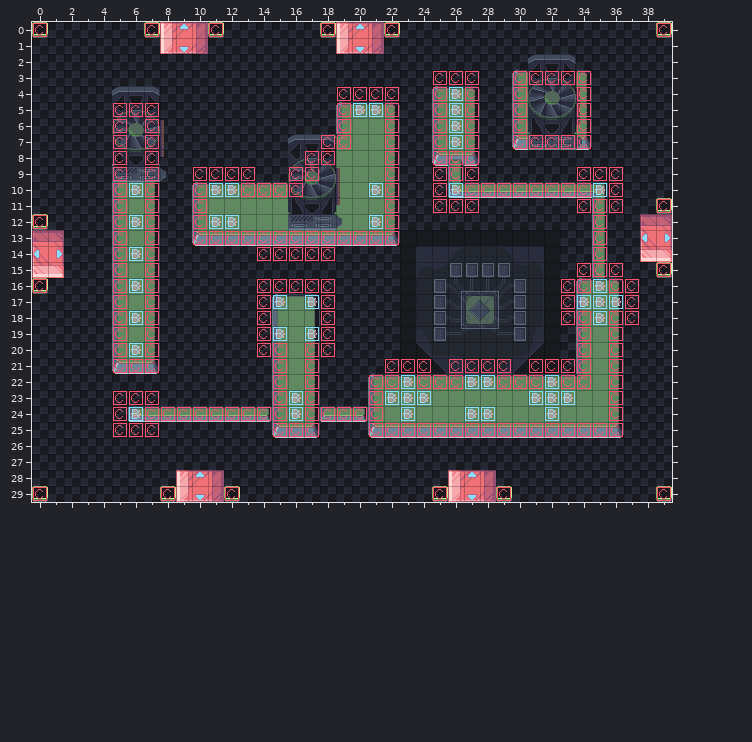
Tiled map -- public/maps/level2.tmx. That is the earlier state.
Cells are 16x16 px. Shown: x 0..39, y 0..29.
Now the later version:
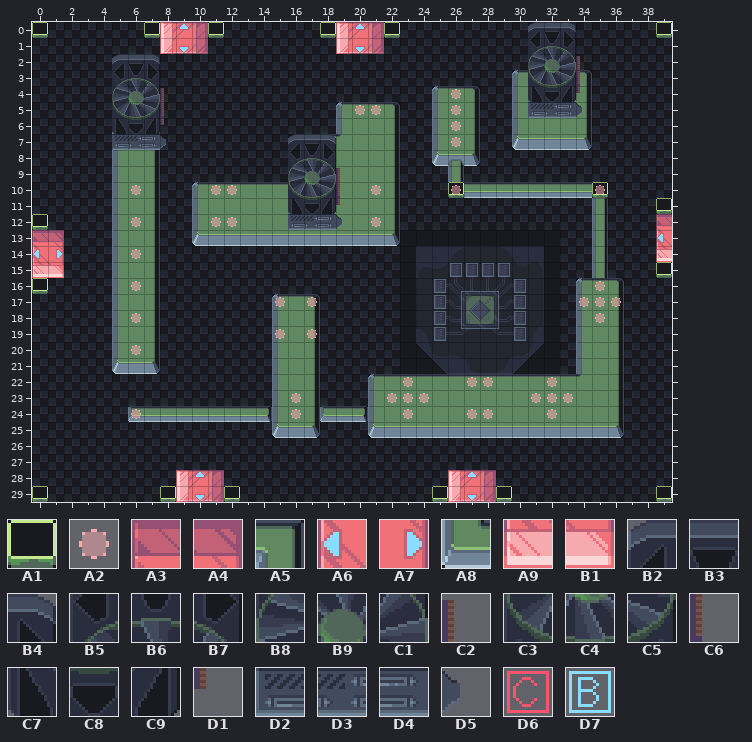
Key: from "level2_tiles": A1 5, A2 6, A3 14, A4 15, A5 26, A6 30, A7 31, A8 41, A9 46, B1 47, B2 59, B3 60, B4 61, B5 75, B6 76, B7 77, B8 91, B9 92, C1 93, C2 94, C3 107, C4 108, C5 109, C6 110, C7 123, C8 124, C9 125, D1 126, D2 139, D3 140, D4 141, D5 142, D6 144, D7 145.
__ is an empty cell.
Tiles replaced or removed in this view: A2, A3, A4, A5, A6, A7, A8, A9, B1, B2, B3, B4, B5, B6, B7, B8, B9, C1, C2, C3, C4, C5, C6, C7, C8, C9, D1, D2, D3, D4, D5, D6, D7.
Diff:
Changed rows in their new state; .. is an unchanged cell.
Layer "base":
first column x 26:
10 A1 .. .. .. .. .. .. .. .. A1
Layer "above1":
first column x 26:
10 A2 .. .. .. .. .. .. .. .. A2
first column x 6:
24 A2
Layer "above2":
first column x 5:
 0 .. .. .. .. .. .. .. .. .. .. .. .. .. .. .. .. .. .. .. .. .. .. .. .. .. .. B2 B3 B4 .. .. .. .. .. ..
 1 .. .. .. .. .. .. .. .. .. .. .. .. .. .. .. .. .. .. .. .. .. .. .. .. .. .. B5 B6 B7 .. .. .. .. .. ..
 2 B2 B3 B4 .. .. .. .. .. .. .. .. .. .. .. .. .. .. .. .. .. .. .. .. .. .. .. B8 B9 C1 C2 .. .. .. .. ..
 3 B5 B6 B7 .. .. .. .. .. .. .. .. .. .. .. .. .. .. .. .. .. .. .. .. .. .. .. C3 C4 C5 C6 .. .. .. .. ..
 4 B8 B9 C1 C2 .. .. .. .. .. .. .. .. .. .. .. .. .. .. .. .. .. .. .. .. .. .. C7 C8 C9 D1 .. .. .. .. ..
 5 C3 C4 C5 C6 .. .. .. .. .. .. .. .. .. .. .. .. .. .. .. .. .. .. .. .. .. .. D2 D3 D4 D5 .. .. .. .. ..
 6 C7 C8 C9 D1 .. .. .. .. .. .. .. .. .. .. .. .. .. .. .. .. .. .. .. .. .. .. __ __ __ __ .. .. .. .. ..
 7 D2 D3 D4 D5 .. .. .. .. .. .. .. .. .. .. .. .. .. .. .. .. .. .. .. .. .. .. __ __ __ __ .. .. .. .. ..
 8 __ __ __ __ .. .. .. .. .. .. .. .. .. .. .. .. .. .. .. .. .. .. .. .. .. .. .. .. .. .. .. .. .. .. ..
 9 __ __ __ __ .. .. .. .. .. .. .. .. .. .. .. .. .. .. .. .. .. .. .. .. .. .. .. .. .. .. .. .. .. .. ..
10 .. .. .. .. .. .. .. .. .. .. .. .. .. .. .. .. .. .. .. .. .. __ .. .. .. .. .. .. .. .. __ .. .. .. ..
12 .. .. .. .. .. .. .. .. .. .. .. .. .. .. .. .. .. .. .. .. .. .. .. .. .. .. .. .. .. .. .. .. .. __ A3
13 .. .. .. .. .. .. .. .. .. .. .. .. .. .. .. .. .. .. .. .. .. .. .. .. .. .. .. .. .. .. .. .. .. __ A6
14 .. .. .. .. .. .. .. .. .. .. .. .. .. .. .. .. .. .. .. .. .. .. .. .. .. .. .. .. .. .. .. .. .. __ A9
first column x 6:
24 __
Layer "collide" (now hidden):
first column x 0:
 0 __ .. .. .. .. .. .. __ .. .. .. __ .. .. .. .. .. .. __ .. .. .. __ .. .. .. .. .. .. .. .. .. .. .. .. .. .. .. .. __
 3 .. .. .. .. .. .. .. .. .. .. .. .. .. .. .. .. .. .. .. .. .. .. .. .. .. __ __ __ .. .. __ __ __ __ __ .. .. .. .. ..
 4 .. .. .. .. .. .. .. .. .. .. .. .. .. .. .. .. .. .. .. __ __ __ __ .. .. __ __ __ .. .. __ .. .. .. __ .. .. .. .. ..
 5 .. .. .. .. .. __ __ __ .. .. .. .. .. .. .. .. .. .. .. __ __ __ __ .. .. __ __ __ .. .. __ .. .. .. __ .. .. .. .. ..
 6 .. .. .. .. .. __ .. __ .. .. .. .. .. .. .. .. .. .. .. __ .. .. __ .. .. __ __ __ .. .. __ .. .. .. __ .. .. .. .. ..
 7 .. .. .. .. .. __ .. __ .. .. .. .. .. .. .. .. .. .. __ __ .. .. __ .. .. __ __ __ .. .. __ __ __ __ __ .. .. .. .. ..
 8 .. .. .. .. .. __ .. __ .. .. .. .. .. .. .. .. .. __ __ .. .. .. __ .. .. __ __ __ .. .. .. .. .. .. .. .. .. .. .. ..
 9 .. .. .. .. .. __ .. __ .. .. __ __ __ __ .. .. __ __ .. .. .. .. __ .. .. __ __ __ .. .. .. .. .. .. __ __ __ .. .. ..
10 .. .. .. .. .. __ __ __ .. .. __ __ __ __ __ __ __ .. .. .. .. __ __ .. .. __ __ __ __ __ __ __ __ __ __ __ __ .. .. ..
11 .. .. .. .. .. __ .. __ .. .. __ .. .. .. .. .. .. .. .. .. .. .. __ .. .. __ __ __ .. .. .. .. .. .. __ __ __ .. .. __
12 __ .. .. .. .. __ __ __ .. .. __ __ __ .. .. .. .. .. .. .. .. __ __ .. .. .. .. .. .. .. .. .. .. .. .. __ .. .. .. ..
13 .. .. .. .. .. __ .. __ .. .. __ __ __ __ __ __ __ __ __ __ __ __ __ .. .. .. .. .. .. .. .. .. .. .. .. __ .. .. .. ..
14 .. .. .. .. .. __ __ __ .. .. .. .. .. .. __ __ __ __ __ .. .. .. .. .. .. .. .. .. .. .. .. .. .. .. .. __ .. .. .. ..
15 .. .. .. .. .. __ .. __ .. .. .. .. .. .. .. .. .. .. .. .. .. .. .. .. .. .. .. .. .. .. .. .. .. .. __ __ __ .. .. __
16 __ .. .. .. .. __ __ __ .. .. .. .. .. .. __ __ __ __ __ .. .. .. .. .. .. .. .. .. .. .. .. .. .. __ __ __ __ __ .. ..
17 .. .. .. .. .. __ .. __ .. .. .. .. .. .. __ __ .. __ __ .. .. .. .. .. .. .. .. .. .. .. .. .. .. __ __ __ __ __ .. ..
18 .. .. .. .. .. __ __ __ .. .. .. .. .. .. __ .. .. .. __ .. .. .. .. .. .. .. .. .. .. .. .. .. .. __ __ __ __ __ .. ..
19 .. .. .. .. .. __ .. __ .. .. .. .. .. .. __ __ .. __ __ .. .. .. .. .. .. .. .. .. .. .. .. .. .. .. __ .. __ .. .. ..
20 .. .. .. .. .. __ __ __ .. .. .. .. .. .. __ __ .. __ __ .. .. .. .. .. .. .. .. .. .. .. .. .. .. .. __ .. __ .. .. ..
21 .. .. .. .. .. __ __ __ .. .. .. .. .. .. .. __ .. __ .. .. .. .. __ __ __ .. __ __ __ __ .. __ __ __ __ .. __ .. .. ..
22 .. .. .. .. .. .. .. .. .. .. .. .. .. .. .. __ .. __ .. .. .. __ __ __ __ __ __ __ __ __ __ __ __ __ __ .. __ .. .. ..
23 .. .. .. .. .. __ __ __ .. .. .. .. .. .. .. __ __ __ .. .. .. __ __ __ __ .. .. .. .. .. .. __ __ __ .. .. __ .. .. ..
24 .. .. .. .. .. __ __ __ __ __ __ __ __ __ __ __ __ __ __ __ __ __ .. __ .. .. .. __ __ .. .. .. __ .. .. .. __ .. .. ..
25 .. .. .. .. .. __ __ __ .. .. .. .. .. .. .. __ __ __ .. .. .. __ __ __ __ __ __ __ __ __ __ __ __ __ __ __ __ .. .. ..
first column x 0:
29 __ .. .. .. .. .. .. .. __ .. .. .. __ .. .. .. .. .. .. .. .. .. .. .. .. __ .. .. .. __ .. .. .. .. .. .. .. .. .. __
